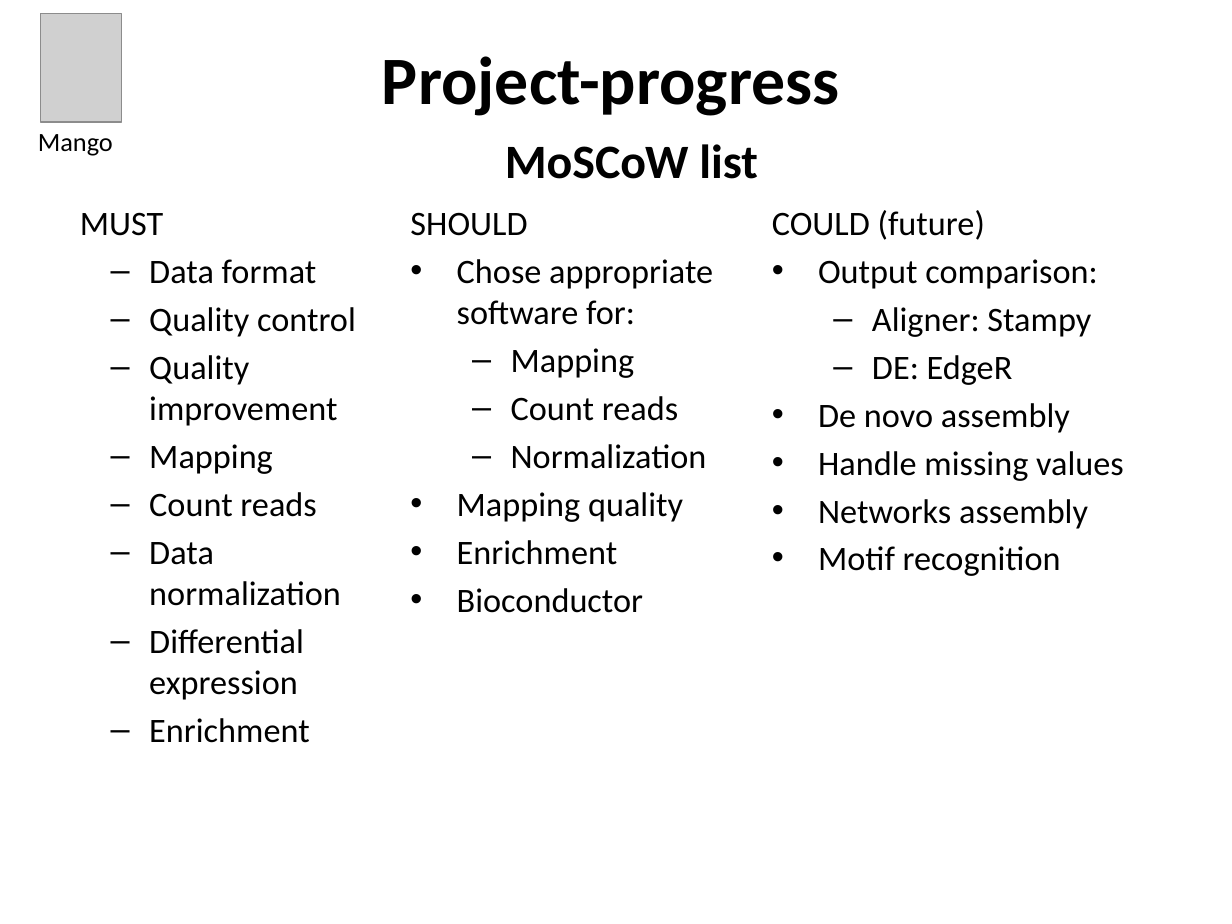
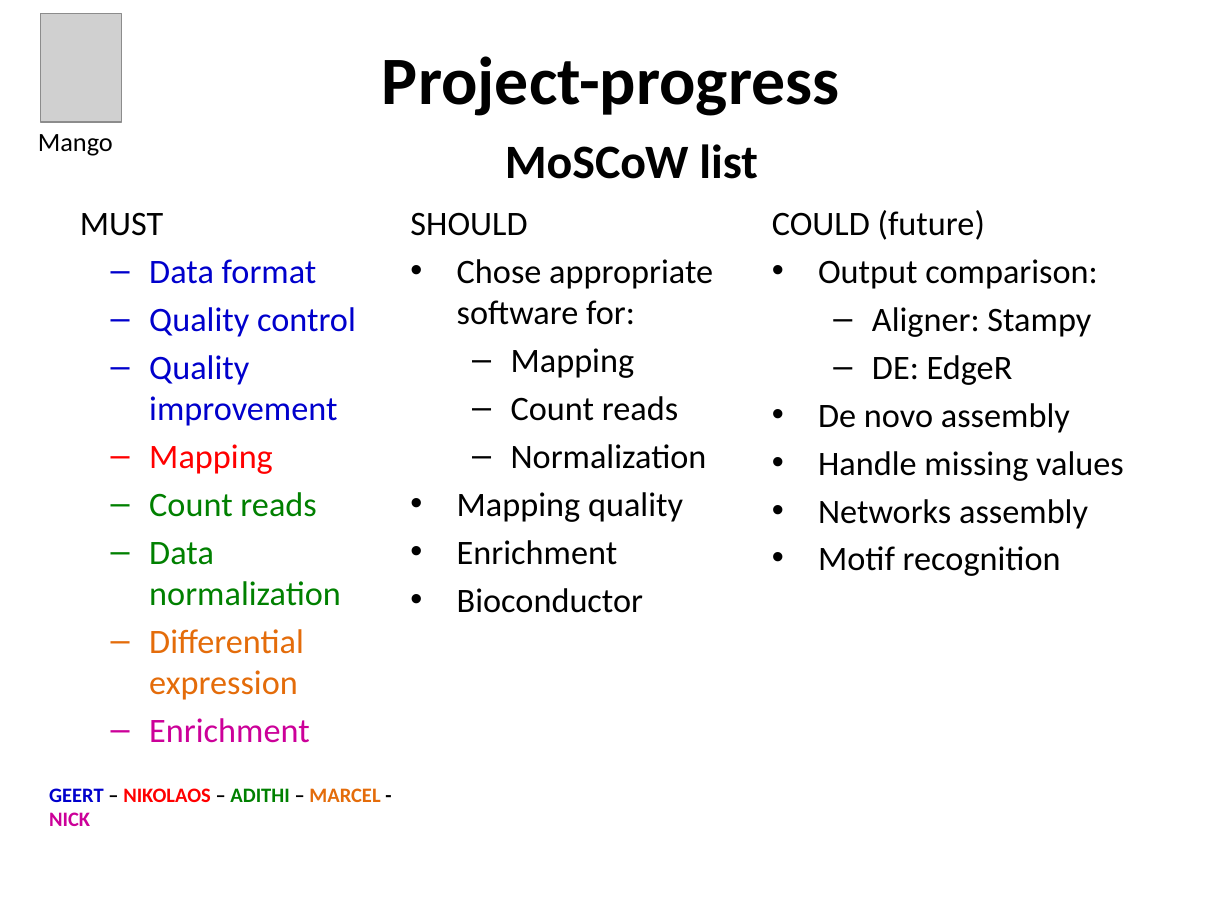
Before and after one commit to Bioinformatics-Mango/Bioinformatics, a slide deck: slide 5 of Presentations/Projectplan - planning and progress.pptx (slide 4 before the commit). Drawn at 1232x924 pixels with LibreOffice and Linux fonts; fonts in the diff are those of the drawing; grey boxes stand for pictures. Boxes give left, top, right and bottom in pixels: in the first picture for what was removed or moved away, otherwise in the second. Text is boxed around its words. In the diff, an @@ line names an element or a change of style, - is before the commit and + after.

```diff
--- a/Presentations/Projectplan - planning and progress.pptx
+++ b/Presentations/Projectplan - planning and progress.pptx
@@ text at [149, 259, 356, 743]: text colour #000000 to #0000CC in "Data format", "Quality control", "Quality improvement"; text colour #000000 to #FF0000 in "Mapping"; text colour #000000 to #008000 in "Count reads", "Data normalization"; text colour #000000 to #E46C0A in "Differential expression"; text colour #000000 to #CC0099 in "Enrichment" @@
@@ text at [49, 788, 380, 826]: paragraph added @@
+GEERT – NIKOLAOS – ADITHI – MARCEL - NICK
```
Also in this commit, not shown: 2 other slides changed, 1 slide added.
